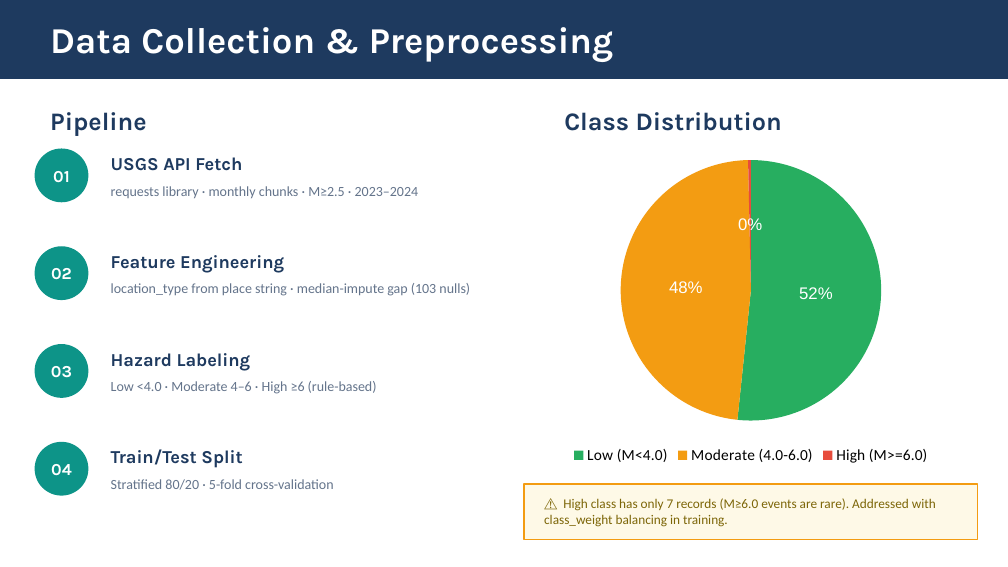
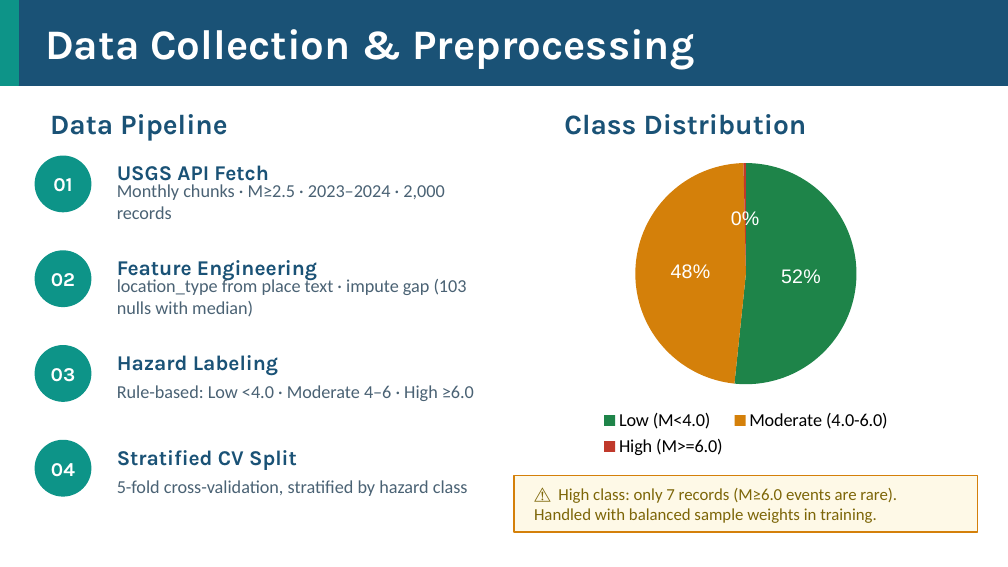
Before and after one commit to tt12049999/EarthSafe, a slide deck: slide 3 of EarthSafe_Final_Presentation.pptx. Drawn at 1008x567 pixels with LibreOffice and Linux fonts; fonts in the diff are those of the drawing. Boxes give left, top, right and bottom in pixels: in the first picture for what was removed or moved away, otherwise in the second. Text is boxed around its words. In the diff, an @@ line names an element or a change of style, - is before the commit and + after.

Commit message:
slides: all bright backgrounds, larger fonts, clean projection layout

```diff
--- a/EarthSafe_Final_Presentation.pptx
+++ b/EarthSafe_Final_Presentation.pptx
@@ rectangle: place and size @@
-rectangle at (0,0,1008,79)
+rectangle at (0,0,1008,86)
@@ rectangle at (0,0,1008,86): fill #1E3A5F to #1A5276; outline #1E3A5F 1 pt to #1A5276 1 pt @@
@@ rectangle added at (0,0,18,86), fill #0D9488, outline #0D9488 1 pt @@
@@ text "Data Collection & Preprocessing" at (45,29,695,70): size 26 to 30 pt @@
@@ text at (50,114,227,141): text changed; size 18 to 20 pt; text colour #1E3A5F to #1A5276 @@
-Pipeline
+Data Pipeline
@@ text "Class Distribution" at (564,114,807,135): size 18 to 20 pt, text colour #1E3A5F to #1A5276 @@
@@ pie chart at (514,149,978,462) @@
@@ colours of single points changed @@
@@ legend changed @@
@@ pie chart: place and size @@
-pie chart at (524,146,978,469)
+pie chart at (514,149,978,462)
@@ size 12 to 14 pt in 4 elements at (51,463,75,477), (51,368,76,382), (51,273,75,287), (53,178,72,192) @@
@@ 2 ellipses, 1 text: place and size @@
-2 ellipses, 1 text at (35,149,88,299)
+2 ellipses, 1 text at (35,156,91,306)
@@ size 13 to 15 pt, text colour #1E3A5F to #1A5276 in 3 elements at (117,355,278,376), (117,260,317,281), (117,165,268,186) @@
@@ text "USGS API Fetch": place and size @@
-text "USGS API Fetch" at (111,157,242,171)
+text "USGS API Fetch" at (117,165,268,186)
@@ text at (117,184,444,219): text changed; size 10 to 13 pt; text colour #64748B to #4A6274 @@
-requests library · monthly chunks · M≥2.5 · 2023–2024
+Monthly chunks · M≥2.5 · 2023–2024 · 2,000 records
@@ text at (117,277,467,316): text changed; size 10 to 13 pt; text colour #64748B to #4A6274 @@
-location_type from place string · median-impute gap (103 nulls)
+location_type from place text · impute gap (103 nulls with median)
@@ ellipse: place and size @@
-ellipse at (35,345,88,397)
+ellipse at (35,346,91,401)
@@ text at (117,385,474,401): text changed; size 10 to 13 pt; text colour #64748B to #4A6274 @@
-Low <4.0 · Moderate 4–6 · High ≥6 (rule-based)
+Rule-based: Low <4.0 · Moderate 4–6 · High ≥6.0
@@ text removed at (111,449,242,468) @@
-Train/Test Split
@@ text at (117,450,297,470): text changed; size 10 to 15 pt; font Calibri to Karla; text colour #64748B to #1A5276; bold on @@
-Stratified 80/20 · 5-fold cross-validation
+Stratified CV Split
@@ rectangle: place and size @@
-rectangle at (524,484,978,539)
+rectangle at (514,476,978,532)
@@ rectangle at (514,476,978,532): outline #F39C12 1 pt to #D4800A 1 pt @@
@@ text added at (117,480,468,496), 13 pt, text #4A6274 @@
+5-fold cross-validation, stratified by hazard class
@@ text at (534,488,897,523): text changed; size 9.5 to 12 pt @@
-⚠️ High class has only 7 records (M≥6.0 events are rare). Addressed with class_weight balancing in training.
+⚠️ High class: only 7 records (M≥6.0 events are rare). Handled with balanced sample weights in training.
```
Also in this commit, not shown: 6 other slides changed, 3 other files.
